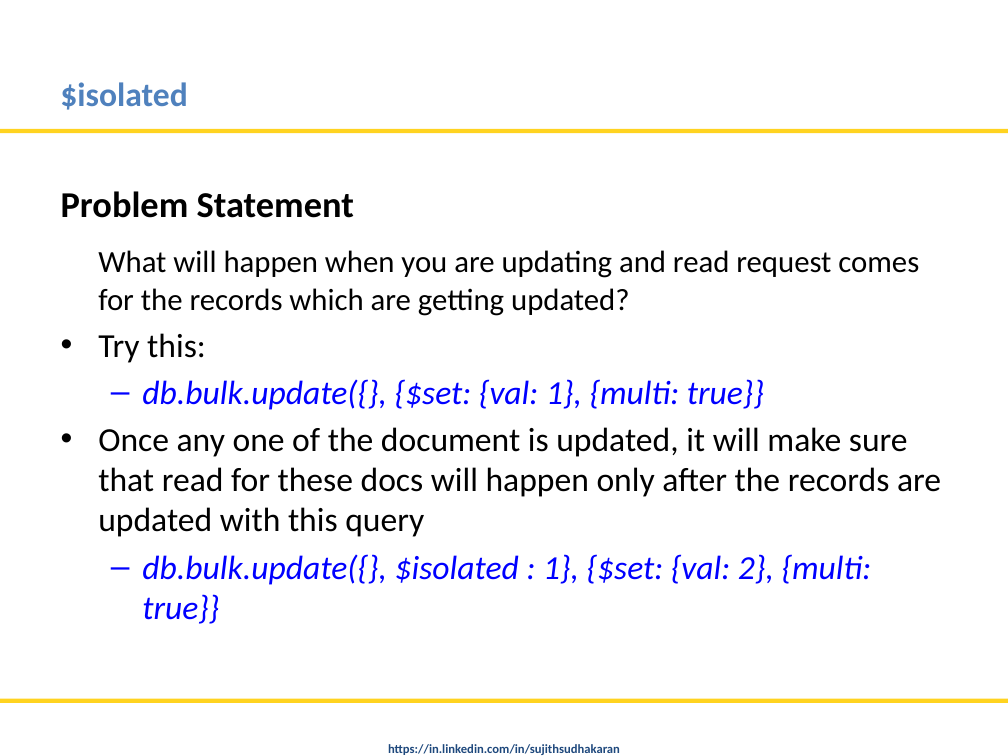
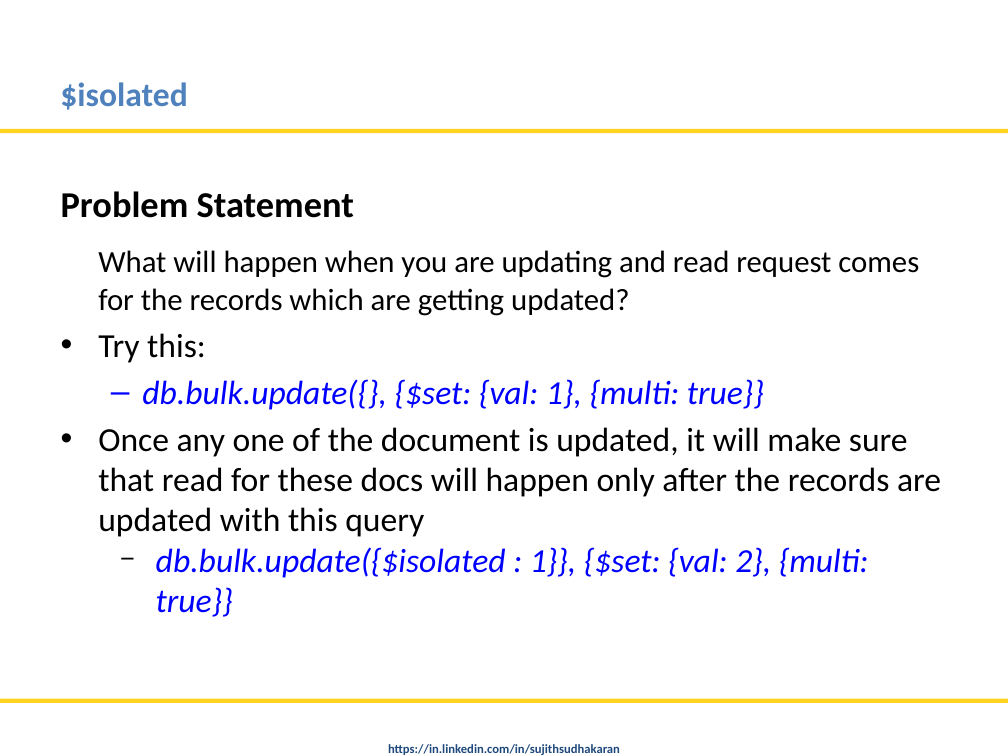
Before and after one commit to nitinmlvya/mongodb-tips-and-advfeatures, a slide deck: slide 8 of MongoDB Tips and Advance Features.odp. Drawn at 1008x756 pixels with LibreOffice and Linux fonts; fonts in the diff are those of the drawing; background and template pictures are left out. Boxes give left, top, right and bottom in pixels: in the first picture for what was removed or moved away, otherwise in the second. Text is boxed around its words. In the diff, an @@ line names an element or a change of style, - is before the commit and + after.

```diff
--- a/MongoDB Tips and Advance Features.odp
+++ b/MongoDB Tips and Advance Features.odp
@@ text at [156, 547, 869, 617]: text changed @@
-  – db.bulk.update({}, $isolated : 1}, {$set: {val: 2}, {multi: true}}
+  − db.bulk.update({$isolated : 1}}, {$set: {val: 2}, {multi: true}}
```
Also in this commit, not shown: 4 other slides changed, 1 other file.
